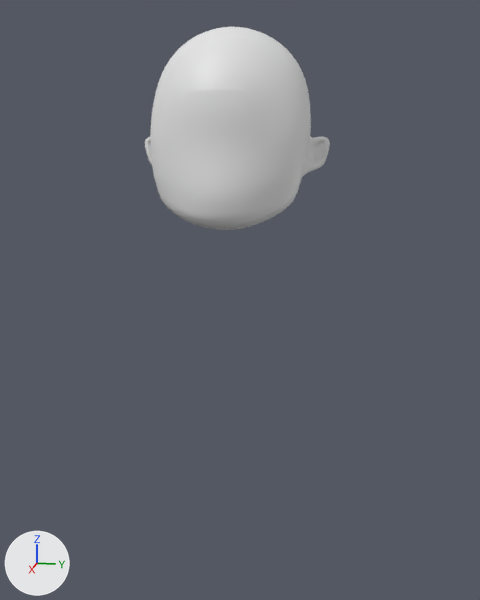
The Blender file Anak Kecil/anak kecil.blend as it was, and as the next commit left it.
Rendered twice from a camera (50 mm lens) standing at (4.56, 0.97, 2.65) and looking at (-0.01, 0.05, 1.51). Every picture has the same lights, and +X, +Y and +Z are marked at lower left.
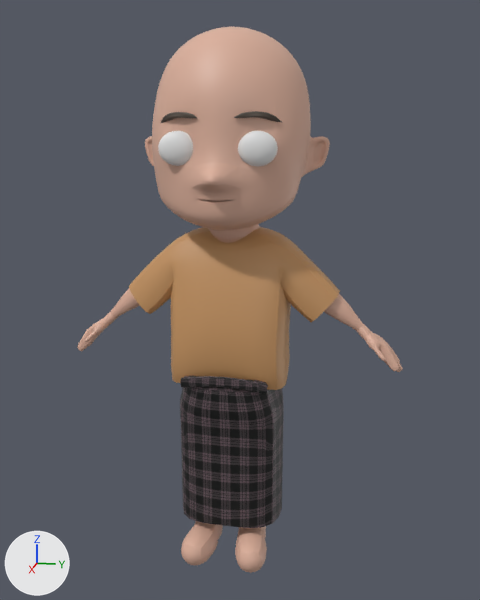
Commit message: ANAK KECIL

Diff of the bpy script that builds the scene:
```diff
--- a/Anak Kecil/anak kecil.blend.py
+++ b/Anak Kecil/anak kecil.blend.py
@@ img_sarung_png @@
+img_sarung_png = load_image('sarung.png', 'sarung.png', 980, 980, 'sRGB')
@@ mat_material_005 @@
+mat_material_005 = principled_material('Material.005')
+mat_material_005.base_color = (0.0844, 0.063, 0.0482)  # brown #52473e
@@ mat_material @@
+mat_material = principled_material('Material')
+mat_material.base_color = (0.724, 0.437, 0.332)  # beige #ddb19c
@@ mat_material_004 @@
+mat_material_004 = principled_material('Material.004')
+mat_material_004.texture = img_sarung_png
@@ mat_material_003 @@
+mat_material_003 = principled_material('Material.003')
+mat_material_003.base_color = (0.8, 0.8, 0.8)  # white #e7e7e7
@@ mat_material_002 @@
+mat_material_002 = principled_material('Material.002')
+mat_material_002.base_color = (0.568, 0.302, 0.124)  # orange #c79563
@@ me_cube_002 @@
 # used by ob_cube; location = (0.0, 0.0, 2.632); scale = (0.372, 0.372, 0.372)
-me_cube_002.from_pydata(...)  # 110 vertices, 98 faces; spans x -1.73..1.45, y 0.0..1.79, z -1.66..2.04
+me_cube_002.from_pydata(...)  # 2638 vertices, 2556 faces; spans x -1.73..1.8, y 0.0..3.29, z -8.33..2.04
+# me_cube_002 part 1: a new loose piece of 2304 vertices spanning x 0.89..1.29, y 0.31..1.07, z 0.28..0.46, in mat_material_005 (brown #52473e)
+# me_cube_002 part 2: a new loose piece of 102 vertices spanning x -0.35..0.4, y 2.36..3.29, z -4.28..-3.34, in mat_material (beige #ddb19c)
+# me_cube_002 part 3
+# 5 faces are deleted
+# 20 vertices move from x -0.53..1.45, y 0.0..1.42, z -1.58..0.86 to x -0.37..1.38, y 0.0..1.37, z -1.59..0.82
+# 122 vertices are added at x -0.72..1.8, y 0.0..2.53, z -8.33..0.03
+# 111 new faces join them, mat_material (beige #ddb19c)
+# me_cube_002 part 4: 93 faces spanning x -1.73..1.38, y 0.0..1.79, z -1.66..2.04 switch from no material to mat_material (beige #ddb19c)
+me_cube_002.materials.append(mat_material_005)  # brown #52473e
@@ me_cube_010 @@
+me_cube_010.from_pydata(...)  # 44 vertices, 38 faces; spans x -0.8..1.03, y -1.12..1.12, z -7.49..-4.11
+me_cube_010.polygons.foreach_set('use_smooth', [True] * 38)
+me_cube_010.materials.append(mat_material_004)  # picture img_sarung_png
@@ me_cube_009 @@
+me_cube_009.from_pydata(...)  # 964 vertices, 1024 faces; spans x -0.16..0.16, y -1.69..0.32, z -0.29..0.29
+me_cube_009.polygons.foreach_set('use_smooth', [True] * 1024)
+me_cube_009.materials.append(mat_material_003)  # white #e7e7e7
@@ me_cube_006 @@
+me_cube_006.from_pydata(...)  # 84 vertices, 72 faces; spans x -0.89..0.97, y -2.1..2.1, z -4.46..-1.46
+me_cube_006.polygons.foreach_set('use_smooth', [True] * 72)
+me_cube_006.materials.append(mat_material_002)  # its picture is missing
@@ ob_cube_004 @@
+ob_cube_004 = bpy.data.objects.new('Cube.004', me_cube_010)
+ob_cube_004.location = (0.0, 0.0, 2.632)
+ob_cube_004.scale = (0.372, 0.372, 0.372)
+_m = ob_cube_004.modifiers.new('Subdivision', 'SUBSURF')
+_m.levels = 2
@@ ob_cube_006 @@
+ob_cube_006 = bpy.data.objects.new('Cube.006', me_cube_009)
+ob_cube_006.location = (0.437, -0.255, 2.582)
+ob_cube_006.scale = (0.372, -0.372, 0.372)
+_m = ob_cube_006.modifiers.new('Subdivision', 'SUBSURF')
+_m.levels = 2
@@ ob_cube_003 @@
+ob_cube_003 = bpy.data.objects.new('Cube.003', me_cube_006)
+ob_cube_003.location = (0.0, 0.0, 2.583)
+ob_cube_003.scale = (0.372, 0.372, 0.372)
+_m = ob_cube_003.modifiers.new('Subdivision', 'SUBSURF')
+_m.levels = 2
```

Changed parts and their boxes (x1, y1, x2, y2) in the pictures (480 x 600 px):
'Cube', reshaped (76% wider, 168% taller): before (145, 27, 330, 230); after (77, 27, 403, 573)
'Cube.003', added (brown): after (129, 226, 340, 390)
'Cube.004', added (black): after (180, 375, 284, 528)
'Cube.006', added: after (158, 131, 278, 166)
part 1 of me_cube_002, added: after (161, 111, 282, 123)
part 2 of me_cube_002, added (beige): after (77, 311, 403, 372)
part 3 of me_cube_002, built on: before (150, 54, 311, 207); after (111, 54, 363, 573)
part 4 of me_cube_002, recoloured (white to beige): (145, 27, 330, 230) in both
